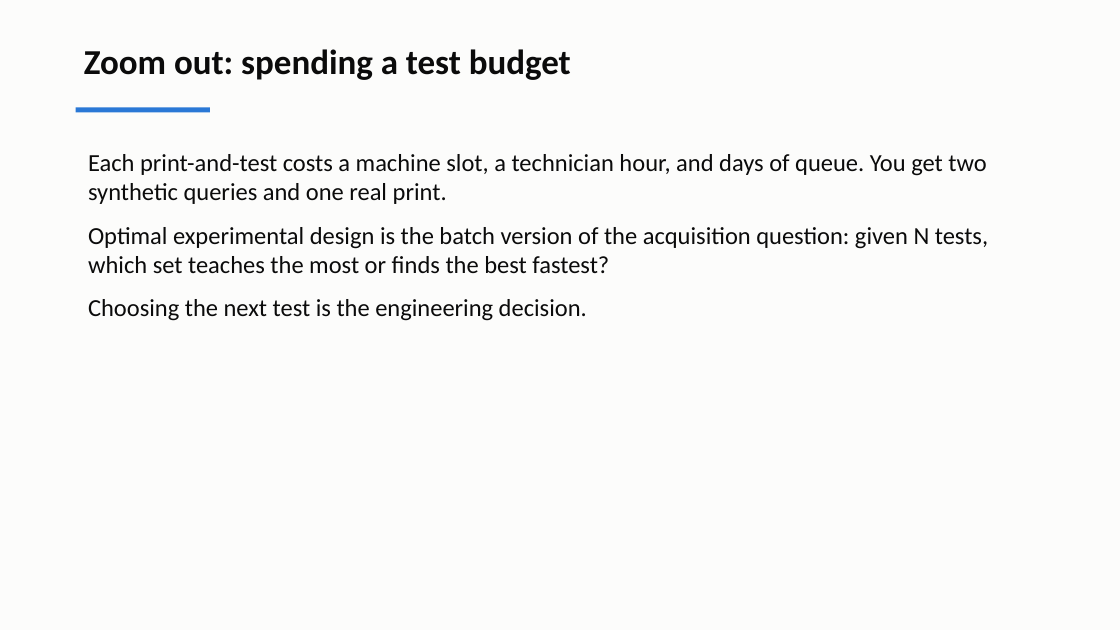
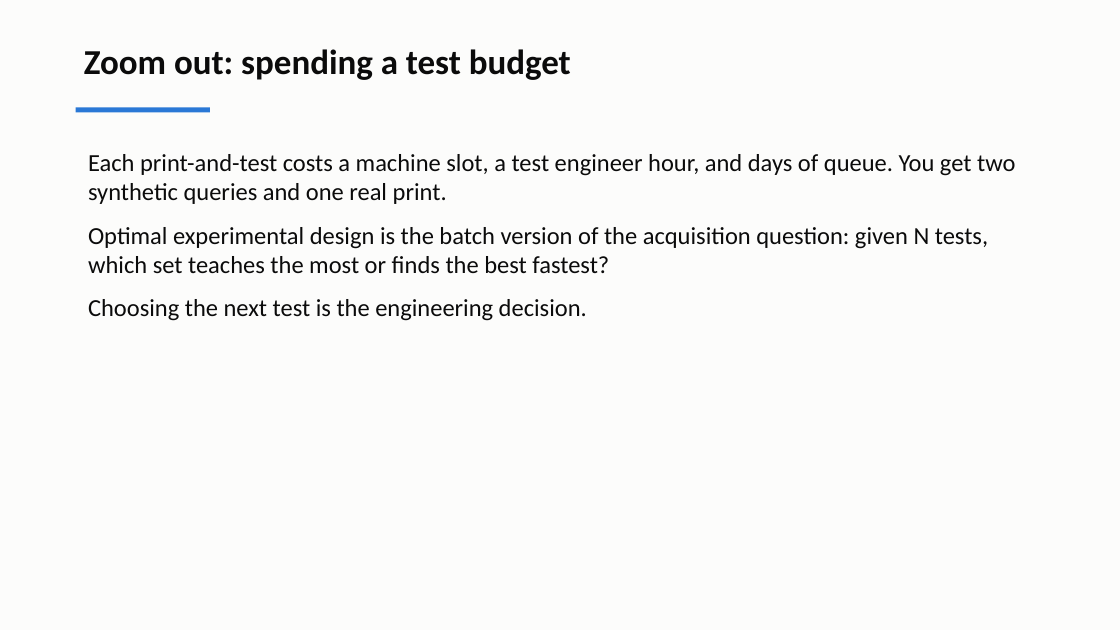
Before and after one commit to andrewvoss8-boop/core-me-data-science-activities-public, a slide deck: slide 17 of me323/Module1_drafts/ME323_Module1_Lecture2.pptx. Drawn at 1120x630 pixels with LibreOffice and Linux fonts; fonts in the diff are those of the drawing. Boxes give left, top, right and bottom in pixels: in the first picture for what was removed or moved away, otherwise in the second. Text is boxed around its words. In the diff, an @@ line names an element or a change of style, - is before the commit and + after.

```diff
--- a/me323/Module1_drafts/ME323_Module1_Lecture2.pptx
+++ b/me323/Module1_drafts/ME323_Module1_Lecture2.pptx
@@ text at <box>88,154,1015,204</box>: text changed @@
-Each print-and-test costs a machine slot, a technician hour, and days of queue. You get two synthetic queries and one real print.
+Each print-and-test costs a machine slot, a test engineer hour, and days of queue. You get two synthetic queries and one real print.
```
Also in this commit, not shown: 6 other slides changed, 9 other files.
